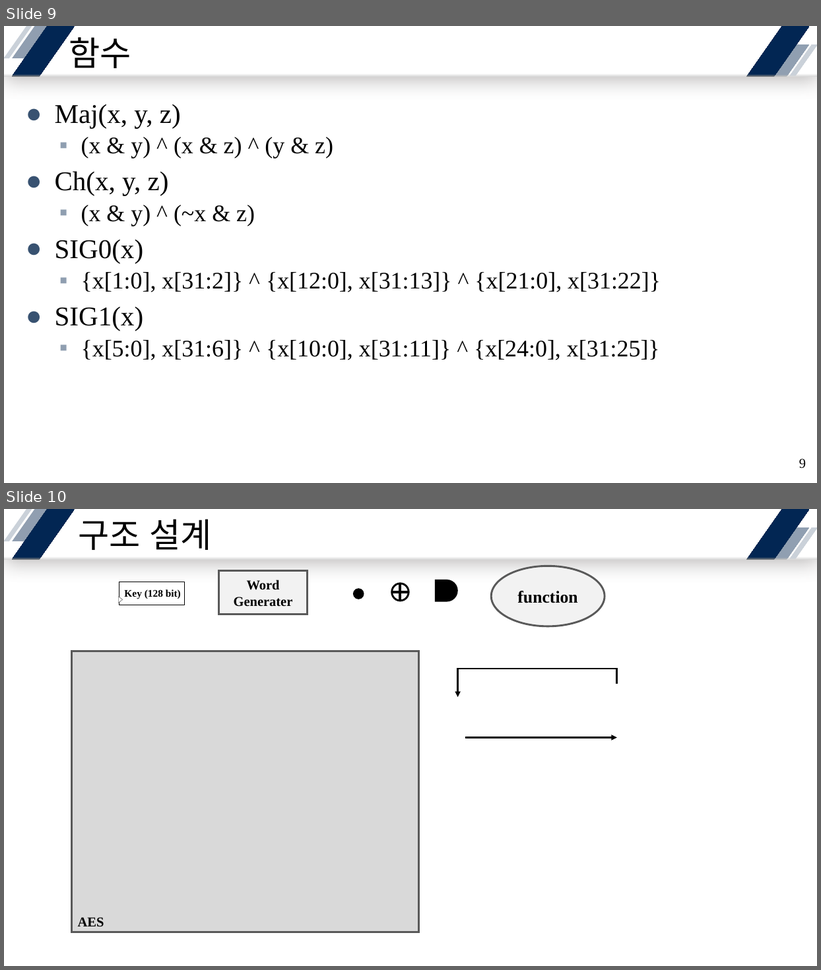
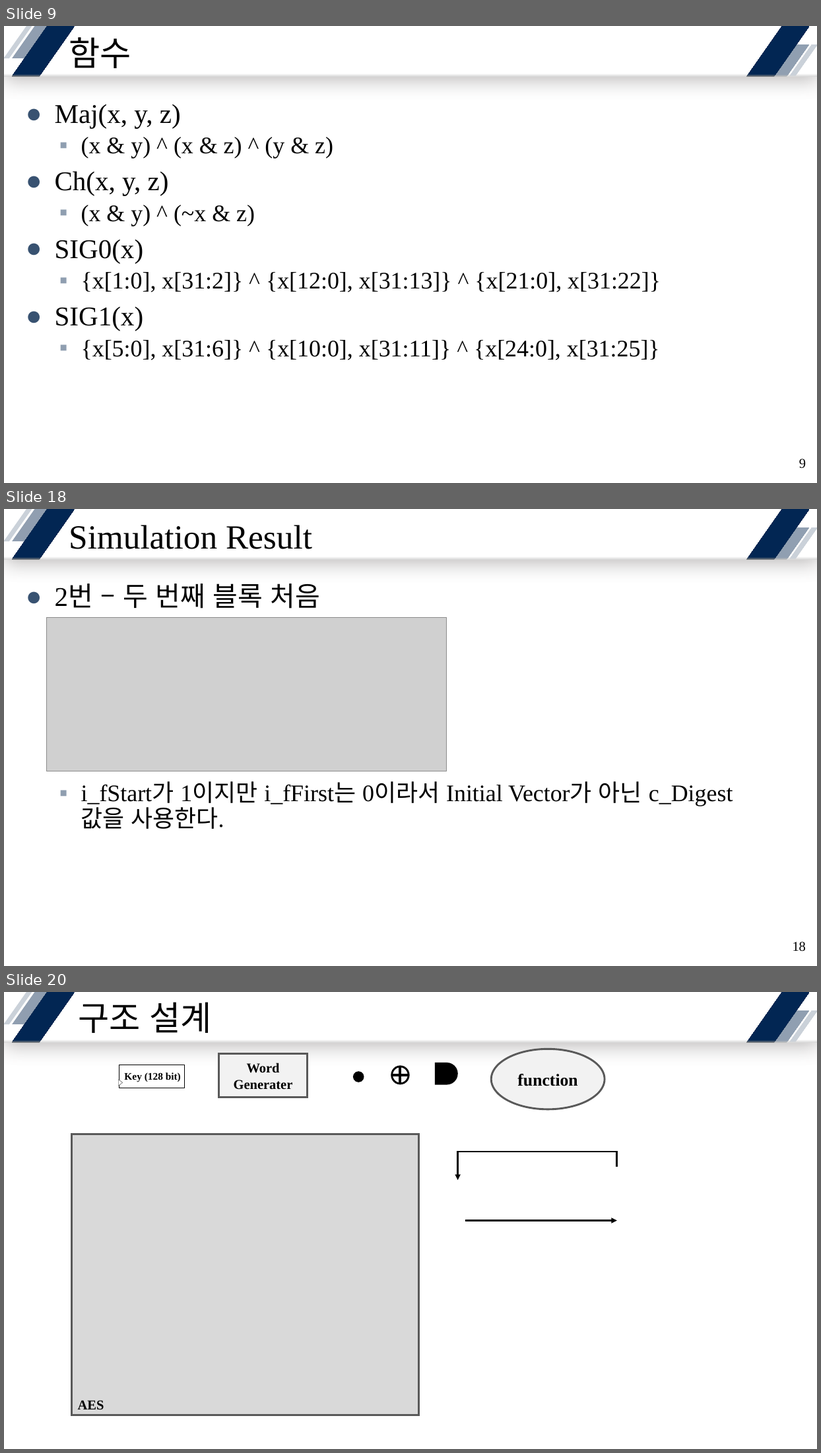
Before and after one commit to yuyu0830/FPGA_AES128, a slide deck: SHA/SHA256/Presentation/SHA256.pptx. Shown one above the other, each under a label of ours: slides 9 and 10 before the commit, slides 9, 18 and 20 after it; the slides between them are not shown. The pictures are 821x970 and 821x1453 pixels, drawn with LibreOffice and Linux fonts; fonts in the diff are those of the drawing; grey boxes stand for pictures. Boxes give left, top, right and bottom in pixels: in the first picture for what was removed or moved away, otherwise in the second. Text is boxed around its words. In the diff, an @@ line names an element or a change of style, - is before the commit and + after.

```diff
--- a/SHA/SHA256/Presentation/SHA256.pptx
+++ b/SHA/SHA256/Presentation/SHA256.pptx
@@ slide 18 added at (x1=4, y1=509, x2=817, y2=966), background #FFFFFF; not listed: 7 template elements that a slide beside it also shows @@
@@ title added at (x1=69, y1=525, x2=312, y2=549), 40 pt, text #000000 @@
+Simulation Result
@@ text added at (x1=55, y1=584, x2=733, y2=829), 28 pt, text #000000 @@
+● 2번 – 두 번째 블록 처음
+  ▪ i_fStart가 1이지만 i_fFirst는 0이라서 Initial Vector가 아닌 c_Digest
+    값을 사용한다.
@@ picture added at (x1=47, y1=618, x2=446, y2=771) @@
@@ page number added at (x1=793, y1=942, x2=806, y2=952), 16 pt, text #000000 @@
+18
@@ what was slide 10 is now slide 20 @@
```
Also in this commit, not shown: 5 slides changed, 9 other slides added, 17 other files.
